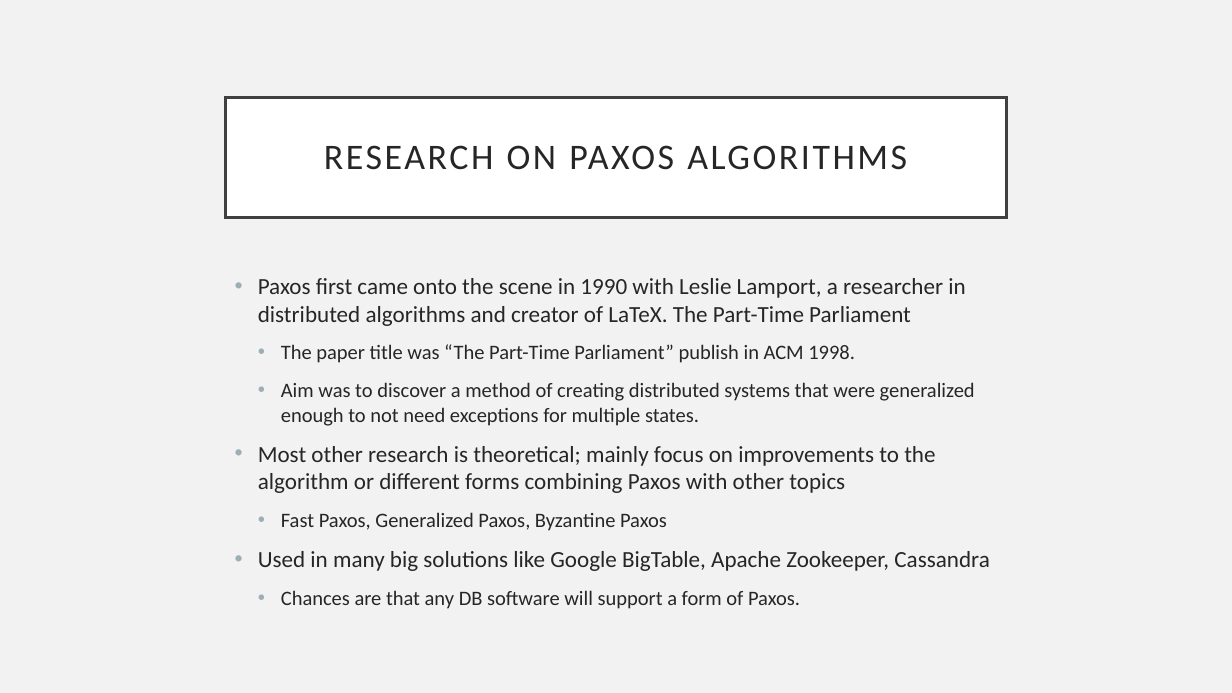
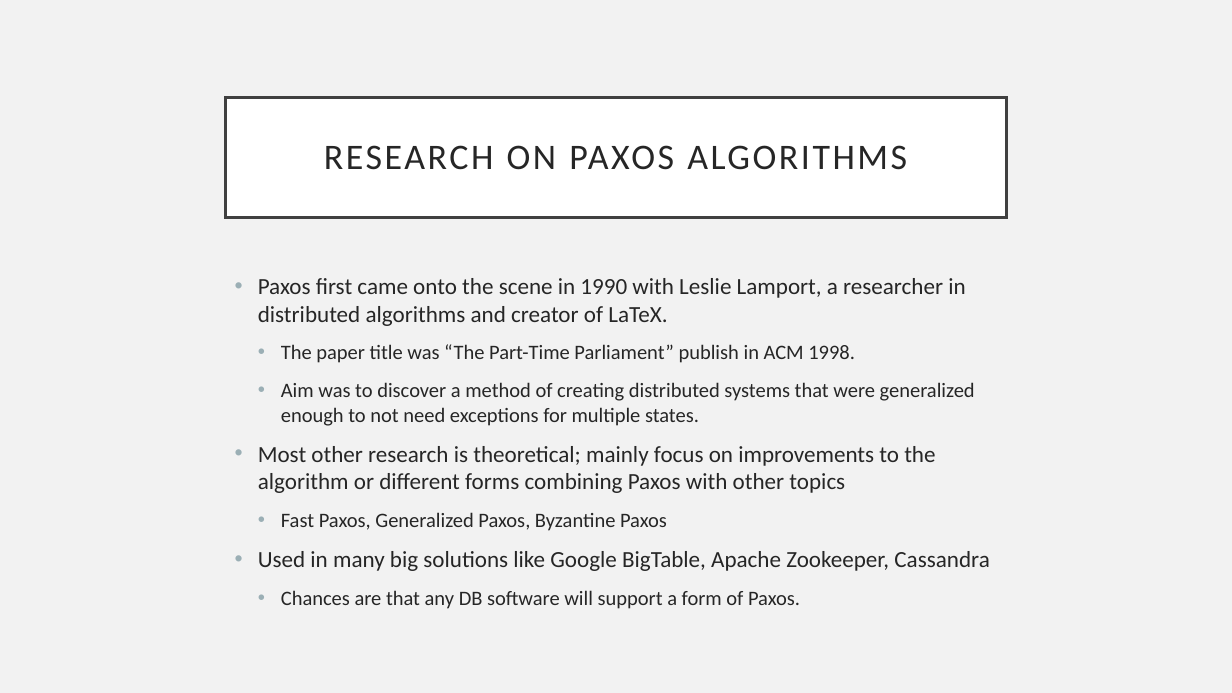
Before and after one commit to CodeFluent/Notes, a slide deck: slide 3 of CS-6220/hw/Grad_Project/Paxos Algorithm.pptx. Drawn at 1232x693 pixels with LibreOffice and Linux fonts; fonts in the diff are those of the drawing. Boxes give left, top, right and bottom in pixels: in the first picture for what was removed or moved away, otherwise in the second. Text is boxed around its words. In the diff, an @@ line names an element or a change of style, - is before the commit and + after.

Commit message:
word fixes in the beggingijng

```diff
--- a/CS-6220/hw/Grad_Project/Paxos Algorithm.pptx
+++ b/CS-6220/hw/Grad_Project/Paxos Algorithm.pptx
@@ text at box(258, 278, 965, 326): text changed @@
-• Paxos first came onto the scene in 1990 with Leslie Lamport, a researcher in distributed algorithms and creator of LaTeX. The Part-Time Parliament
+• Paxos first came onto the scene in 1990 with Leslie Lamport, a researcher in distributed algorithms and creator of LaTeX.
```
